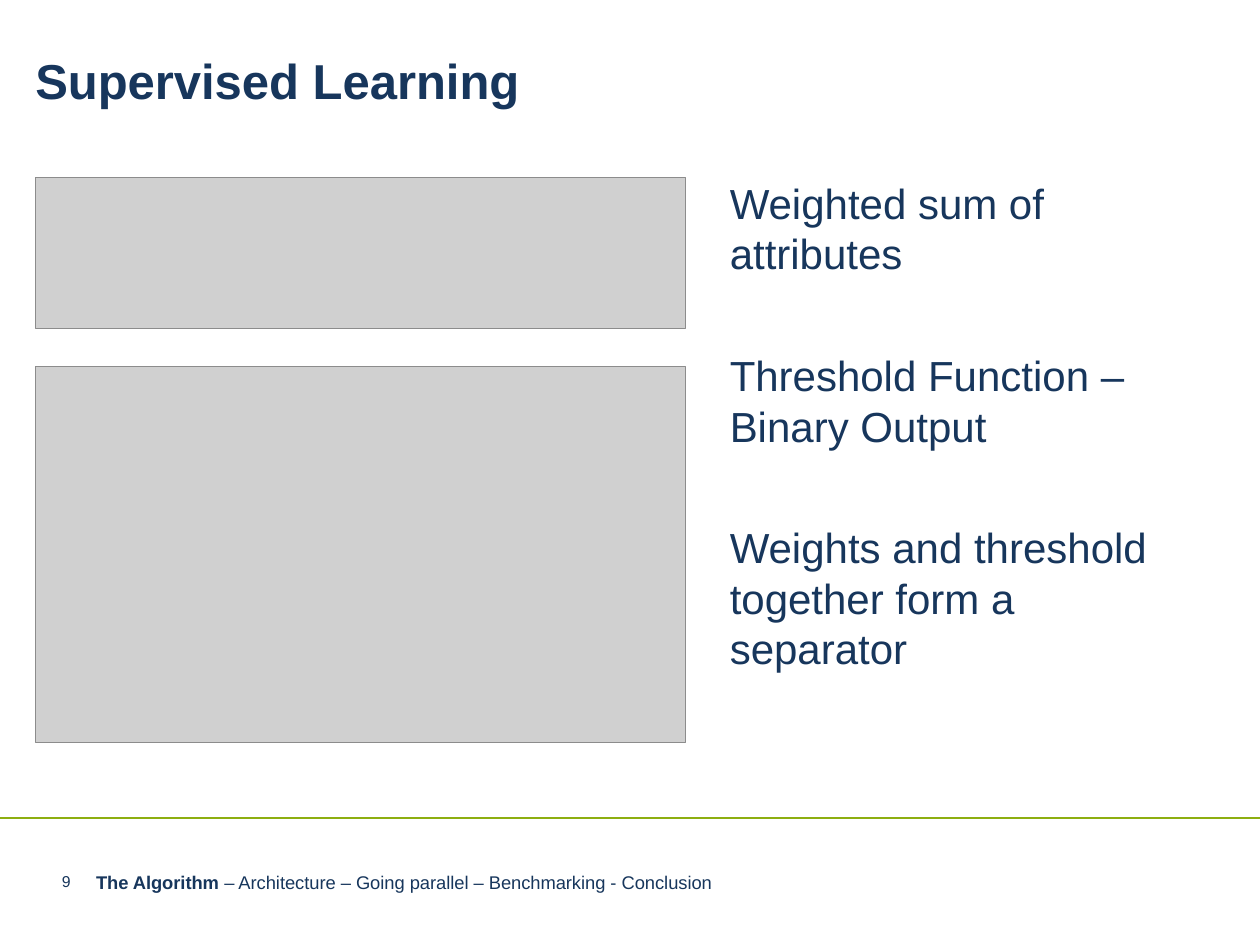
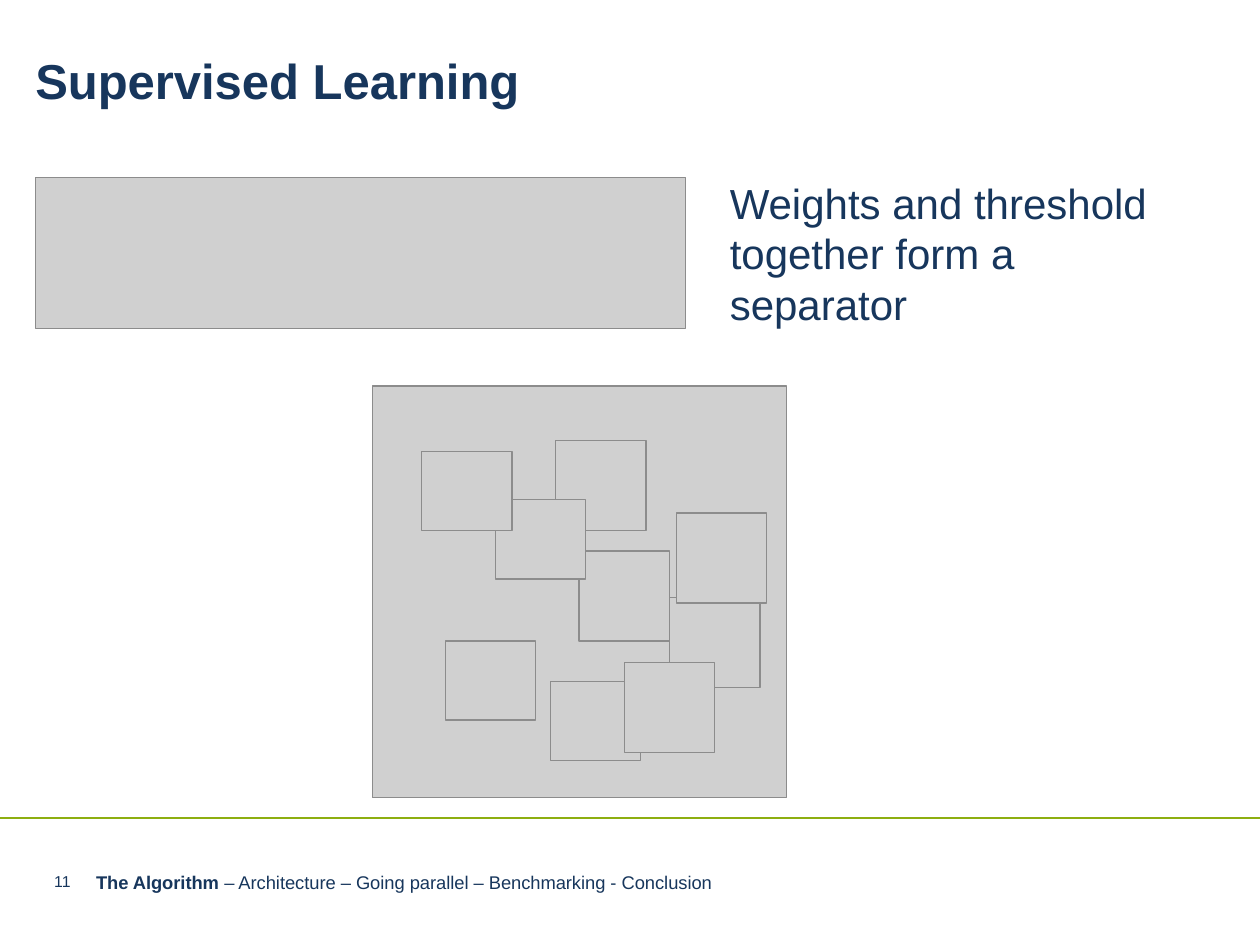
Before and after one commit to LnFlg/Perceptron, a slide deck: slide 11 of Perceptron Algorithm neueres PPT-Format.pptx (slide 9 before the commit). Drawn at 1260x945 pixels with LibreOffice and Linux fonts; fonts in the diff are those of the drawing; grey boxes stand for pictures; background and template pictures are left out. Boxes give left, top, right and bottom in pixels: in the first picture for what was removed or moved away, otherwise in the second. Text is boxed around its words. In the diff, an @@ line names an element or a change of style, - is before the commit and + after.

```diff
--- a/Perceptron Algorithm neueres PPT-Format.pptx
+++ b/Perceptron Algorithm neueres PPT-Format.pptx
@@ text at box(730, 188, 1089, 450): paragraphs removed @@
-Weighted sum of attributes
-Threshold Function – Binary Output
@@ picture: place and size @@
-picture at box(35, 367, 685, 742)
+picture at box(372, 386, 786, 798)
@@ picture added at box(556, 441, 646, 532) @@
@@ picture added at box(422, 452, 513, 532) @@
@@ picture added at box(495, 500, 586, 580) @@
@@ picture added at box(677, 513, 767, 604) @@
@@ picture added at box(580, 551, 670, 641) @@
@@ picture added at box(670, 597, 761, 688) @@
@@ picture added at box(446, 641, 537, 721) @@
@@ picture added at box(551, 682, 641, 761) @@
@@ picture added at box(625, 663, 716, 753) @@
@@ page number at box(54, 876, 70, 887): text changed @@
-9
+11
```
Also in this commit, not shown: 5 other slides changed, 9 slides added.
